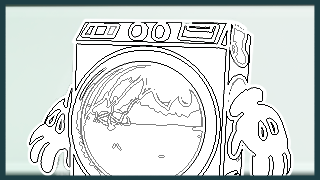
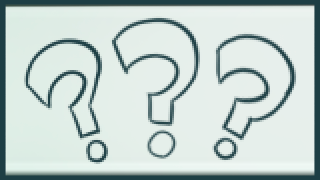
Layer changes from the first w=320, h=180 image to the second:
added layer "Capa 5" above "Capa 2" over [24, 16, 298, 164]
hid "Capa 2" over [26, 16, 295, 176]
